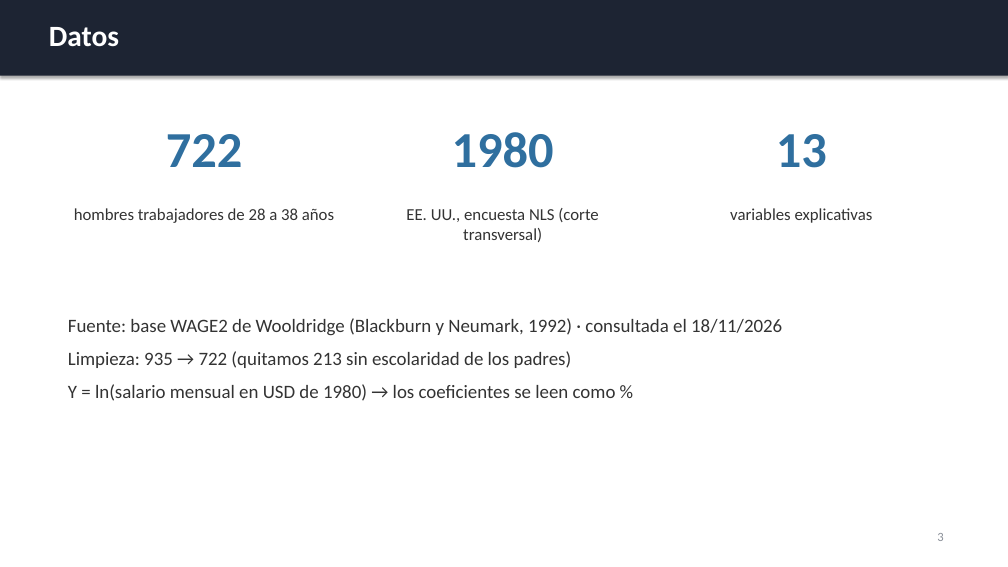
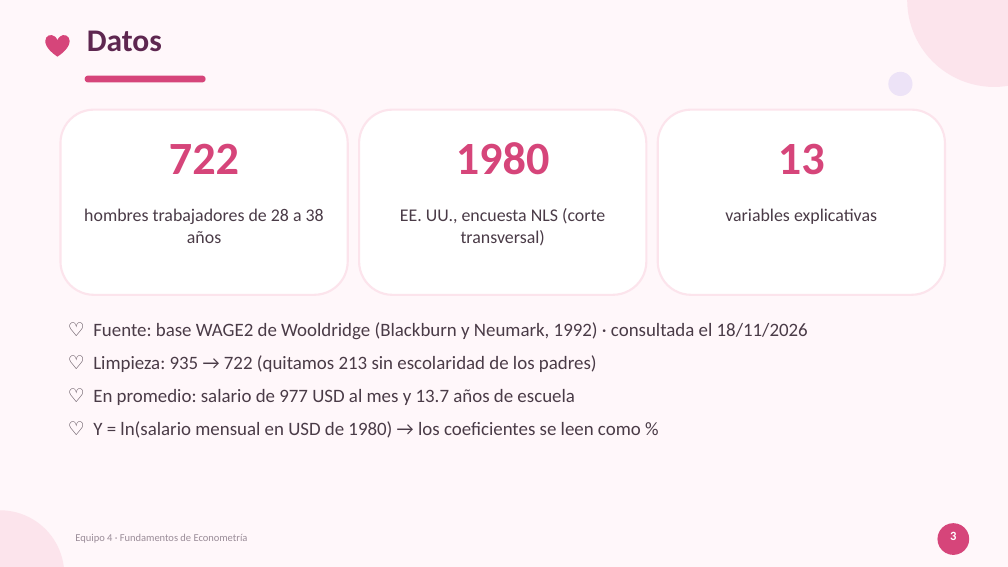
Before and after one commit to ximeelaraa/mincer-multicolinealidad, a slide deck: slide 3 of Presentacion_Final.pptx. Drawn at 1008x567 pixels with LibreOffice and Linux fonts; fonts in the diff are those of the drawing. Boxes give left, top, right and bottom in pixels: in the first picture for what was removed or moved away, otherwise in the second. Text is boxed around its words. In the diff, an @@ line names an element or a change of style, - is before the commit and + after.

```diff
--- a/Presentacion_Final.pptx
+++ b/Presentacion_Final.pptx
@@ background #FFFFFF to #FFF7FA @@
@@ rectangle removed at box(0, 0, 1008, 76) @@
@@ text "Datos": place and size @@
-text "Datos" at box(49, 27, 119, 47)
+text "Datos" at box(87, 30, 162, 52)
@@ text "Datos" at box(87, 30, 162, 52): size 28 to 30 pt, text colour #FFFFFF to #5E2750 @@
@@ ellipse added at box(907, 0, 1008, 87), fill #FCE4EC @@
@@ heart added at box(45, 35, 70, 57), fill #D6457A @@
@@ rounded rectangle added at box(85, 76, 206, 82), fill #D6457A @@
@@ ellipse added at box(889, 72, 913, 96), fill #EDE3F7 @@
@@ rounded rectangle added at box(60, 110, 348, 295), fill #FFFFFF, outline #FCE4EC 2 pt @@
@@ rounded rectangle added at box(359, 110, 647, 295), fill #FFFFFF, outline #FCE4EC 2 pt @@
@@ rounded rectangle added at box(658, 110, 945, 295), fill #FFFFFF, outline #FCE4EC 2 pt @@
@@ text "722": place and size @@
-text "722" at box(166, 134, 242, 167)
+text "722" at box(169, 143, 239, 174)
@@ text "1980": place and size @@
-text "1980" at box(452, 132, 554, 168)
+text "1980" at box(456, 142, 550, 175)
@@ size 48 to 44 pt, text colour #2F6F9F to #D6457A in 3 elements at box(169, 143, 239, 174), box(456, 142, 550, 175), box(778, 143, 825, 175) @@
@@ text "13": place and size @@
-text "13" at box(776, 134, 827, 168)
+text "13" at box(778, 143, 825, 175)
@@ text "hombres trabajadores de 28 a ...": place and size @@
-text "hombres trabajadores de 28 a ..." at box(74, 208, 334, 223)
+text "hombres trabajadores de 28 a ..." at box(84, 208, 324, 243)
@@ size 16 to 17 pt, text colour #333333 to #4A3B47 in 3 elements at box(84, 208, 324, 243), box(400, 208, 605, 245), box(725, 208, 877, 224) @@
@@ text at box(93, 322, 808, 438): text changed; text colour #333333 to #4A3B47 @@
-Fuente: base WAGE2 de Wooldridge (Blackburn y Neumark, 1992) · consultada el 18/11/2026
-Limpieza: 935 → 722 (quitamos 213 sin escolaridad de los padres)
-Y = ln(salario mensual en USD de 1980) → los coeficientes se leen como %
+♡ Fuente: base WAGE2 de Wooldridge (Blackburn y Neumark, 1992) · consultada el 18/11/2026
+♡ Limpieza: 935 → 722 (quitamos 213 sin escolaridad de los padres)
+♡ En promedio: salario de 977 USD al mes y 13.7 años de escuela
+♡ Y = ln(salario mensual en USD de 1980) → los coeficientes se leen como %
@@ ellipse added at box(0, 510, 64, 567), fill #FCE4EC @@
@@ text added at box(75, 534, 248, 543), 10 pt, text #9A8C98 @@
+Equipo 4 · Fundamentos de Econometría
@@ text "3" at box(950, 532, 956, 540): text colour #8A8F98 to #FFFFFF, bold on; alignment left to centre @@
@@ ellipse added at box(938, 523, 969, 555), fill #D6457A @@
```
Also in this commit, not shown: 10 other slides changed, 7 other files.
